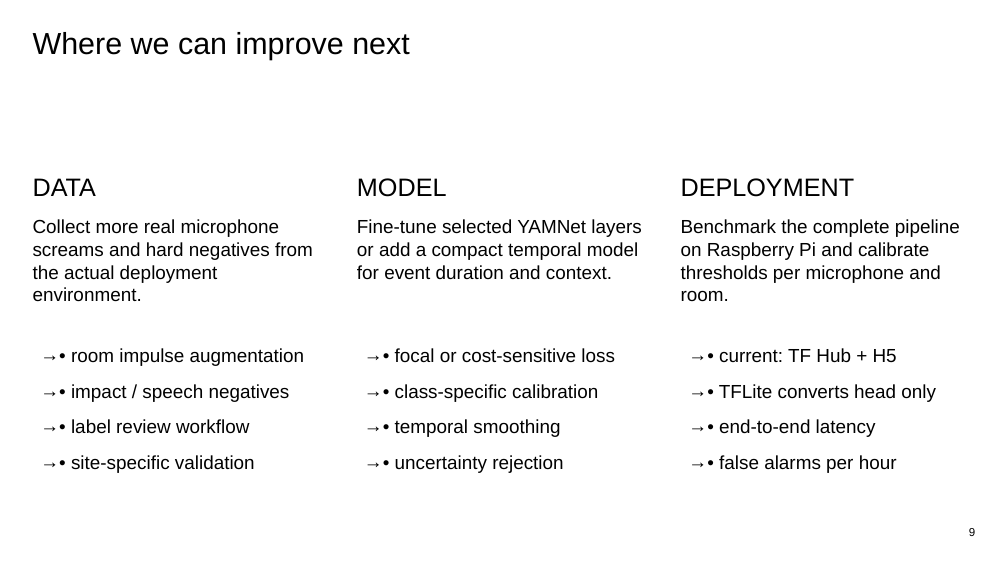
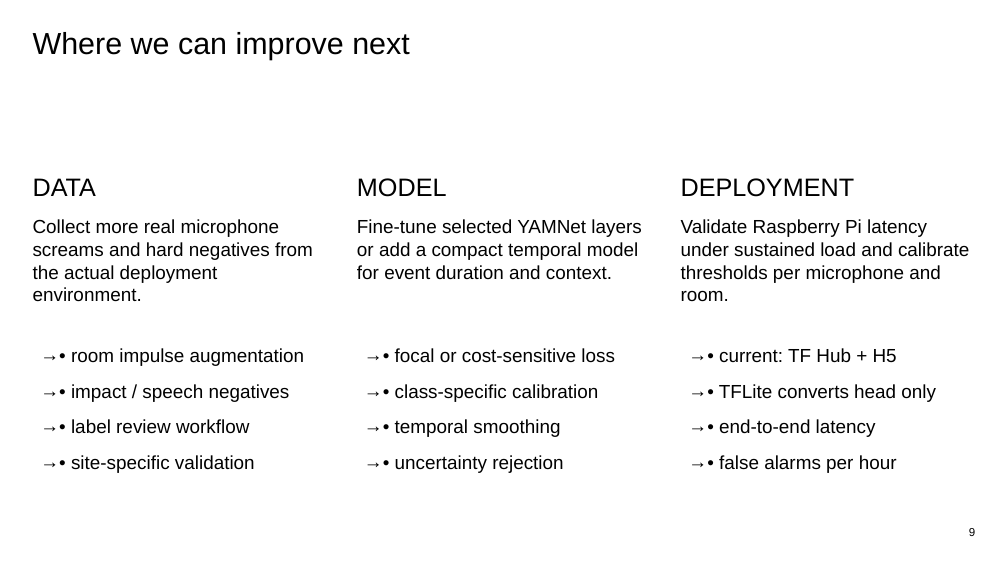
Before and after one commit to happy124210/2026-HUFS-IoT, a slide deck: slide 9 of outputs/HUFS_IoT_Final_Presentation_English.pptx. Drawn at 1008x567 pixels with LibreOffice and Linux fonts; fonts in the diff are those of the drawing. Boxes give left, top, right and bottom in pixels: in the first picture for what was removed or moved away, otherwise in the second. Text is boxed around its words. In the diff, an @@ line names an element or a change of style, - is before the commit and + after.

```diff
--- a/outputs/HUFS_IoT_Final_Presentation_English.pptx
+++ b/outputs/HUFS_IoT_Final_Presentation_English.pptx
@@ text at box(681, 219, 969, 302): text changed @@
-Benchmark the complete pipeline on Raspberry Pi and calibrate thresholds per microphone and room.
+Validate Raspberry Pi latency under sustained load and calibrate thresholds per microphone and room.
```
Also in this commit, not shown: 7 other slides changed, 1 slide added, 1 slide removed, 18 other files.
